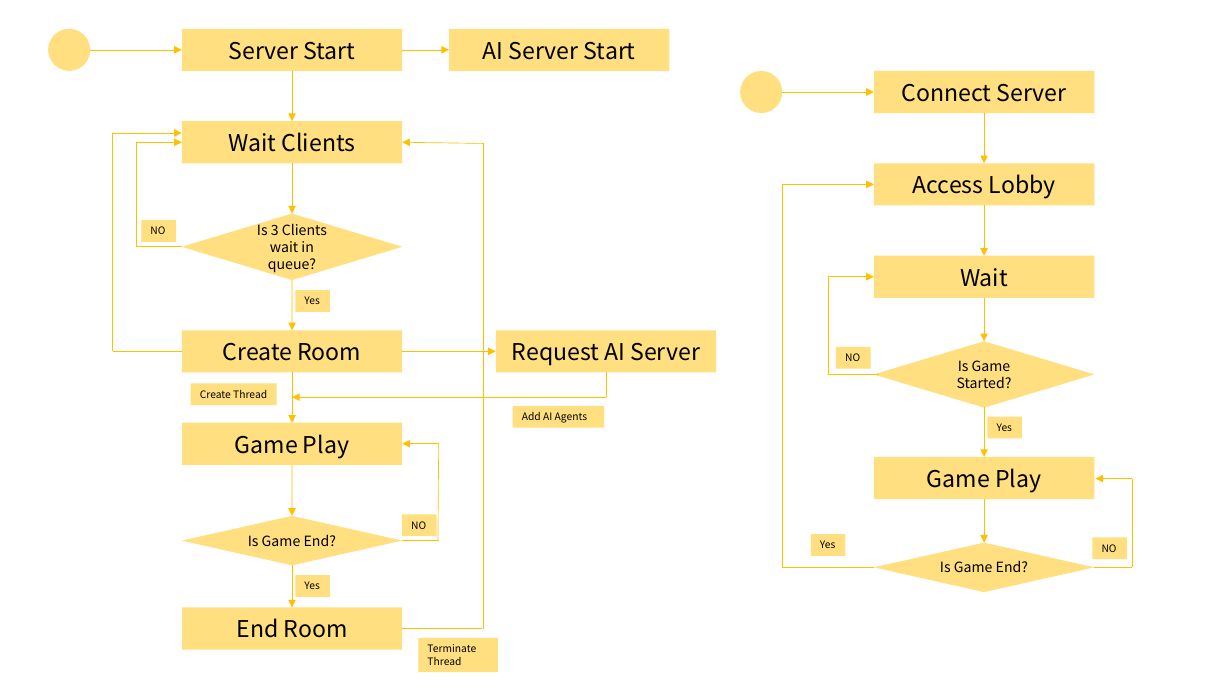
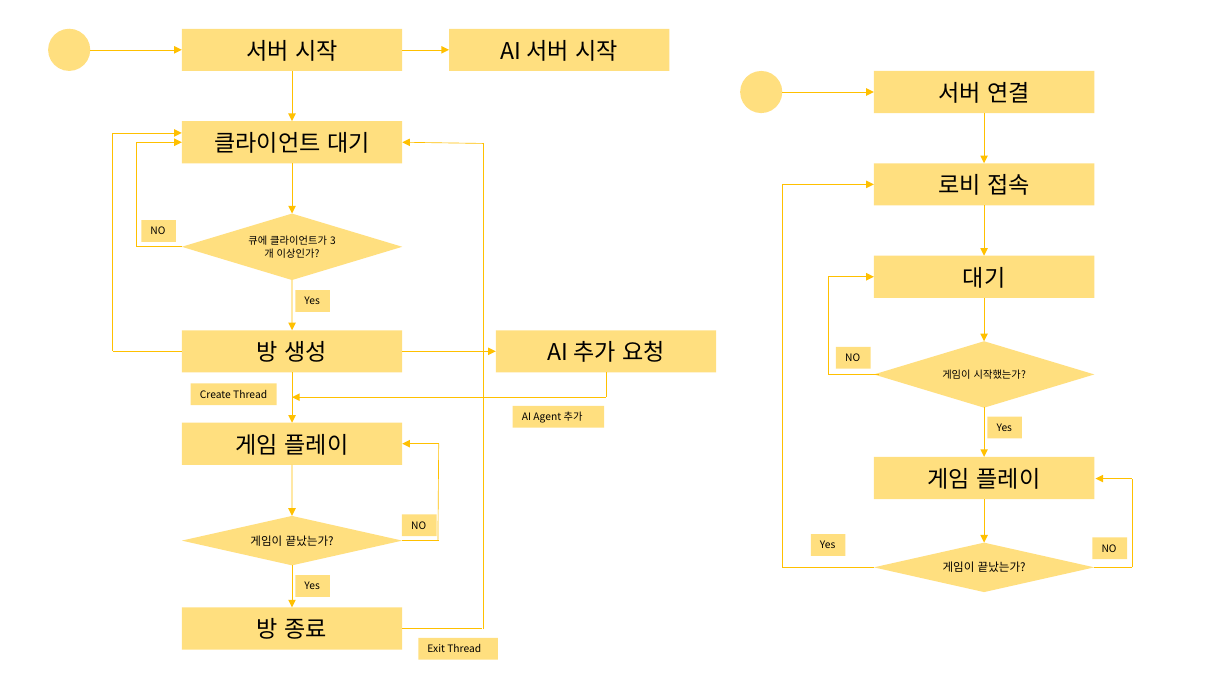
Before and after one commit to Lyricia/2017-Network-Game-Programming, a slide deck: slide 1 of Docs/Network High Level Design.pptx. Drawn at 1232x693 pixels with LibreOffice and Linux fonts; fonts in the diff are those of the drawing. Boxes give left, top, right and bottom in pixels: in the first picture for what was removed or moved away, otherwise in the second. Text is boxed around its words. In the diff, an @@ line names an element or a change of style, - is before the commit and + after.

Commit message:
update

```diff
--- a/Docs/Network High Level Design.pptx
+++ b/Docs/Network High Level Design.pptx
@@ text in rectangle at (246, 40, 338, 61): text changed @@
-Server Start
+서버 시작
@@ text in rectangle at (501, 40, 618, 61): text changed @@
-AI Server Start
+AI 서버 시작
@@ text in rectangle at (938, 82, 1030, 103): text changed @@
-Connect Server
+서버 연결
@@ text in rectangle at (214, 132, 370, 153): text changed @@
-Wait Clients
+클라이언트 대기
@@ text in rectangle at (938, 174, 1030, 195): text changed @@
-Access Lobby
+로비 접속
@@ text in diamond at (248, 235, 327, 258): text changed; size 11 to 8 pt @@
-Is 3 Clients wait in queue?
+큐에 클라이언트가 3개 이상인가?
@@ text in rectangle at (963, 267, 1006, 288): text changed @@
-Wait
+대기
@@ text in rectangle at (257, 341, 328, 362): text changed @@
-Create Room
+방 생성
@@ text in rectangle at (547, 340, 665, 362): text changed @@
-Request AI Server
+AI 추가 요청
@@ text in diamond at (942, 369, 1026, 379): text changed; size 11 to 8 pt @@
-Is Game Started?
+게임이 시작했는가?
@@ text in rectangle at (522, 411, 583, 423): text changed @@
-Add AI Agents
+AI Agent 추가
@@ text in rectangle at (236, 434, 349, 455): text changed @@
-Game Play
+게임 플레이
@@ text in rectangle at (928, 468, 1041, 489): text changed @@
-Game Play
+게임 플레이
@@ text in diamond at (250, 535, 334, 546): text changed; size 11 to 9 pt @@
-Is Game End?
+게임이 끝났는가?
@@ text in diamond at (943, 561, 1026, 572): text changed; size 11 to 9 pt @@
-Is Game End?
+게임이 끝났는가?
@@ text in rectangle at (257, 618, 328, 639): text changed @@
-End Room
+방 종료
@@ rectangle "Exit Thread": place and size @@
-rectangle "Exit Thread" at (419, 638, 498, 672)
+rectangle "Exit Thread" at (419, 638, 498, 660)
@@ text in rectangle at (427, 644, 481, 652): text changed @@
-Terminate Thread
+Exit Thread
```
Also in this commit, not shown: 3 other slides changed, 1 slide added, 1 slide removed.
